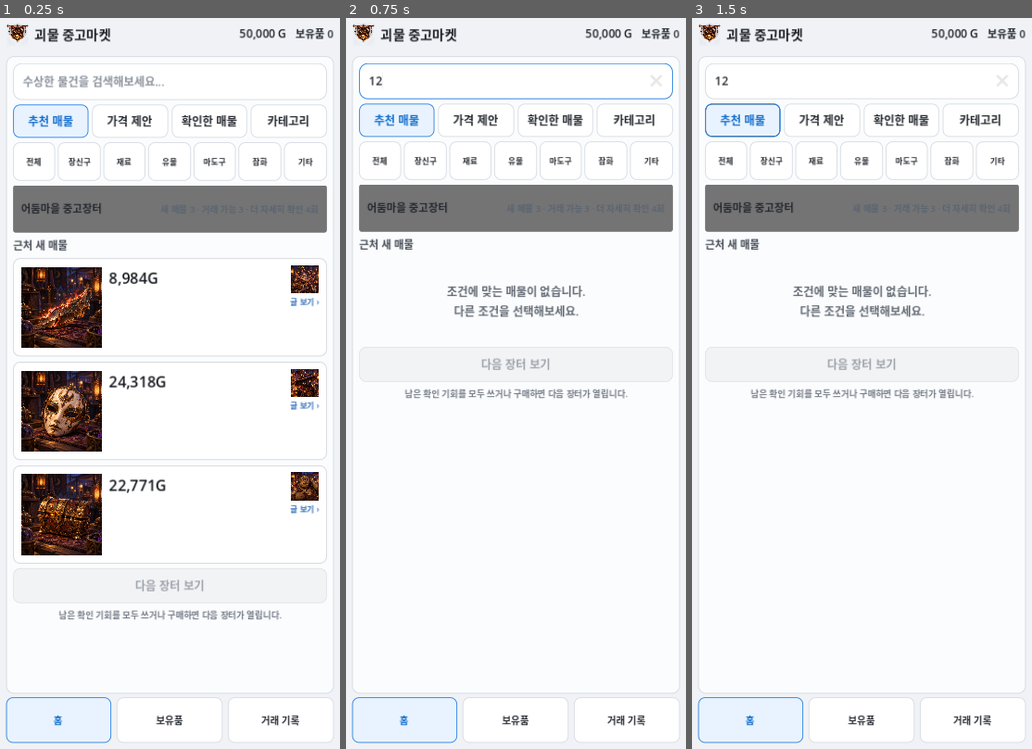
Above: before the commit, frames 1-3 (left to right).
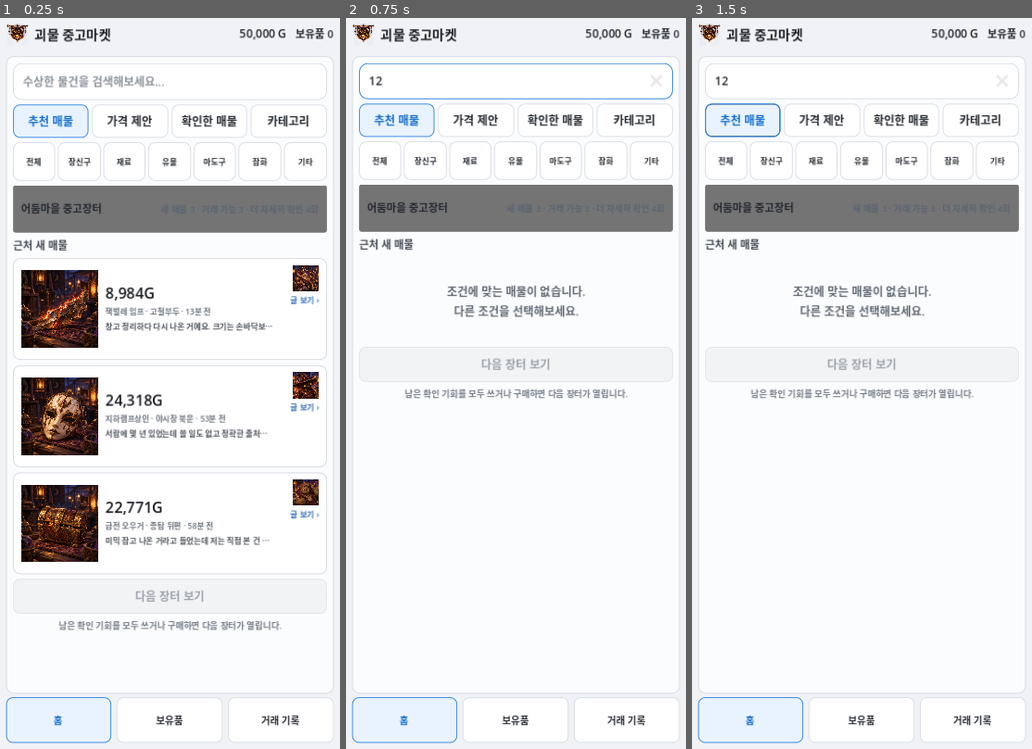
Above: after the commit, the same moments.

Repository: Queenrain9/monster-used-market
Game: Godot game, scene res://scenes/main.tscn
The game is run twice, just before and just after one commit, with the same random seed, the same clock (stepped at 60 frames per second) and the same inputs.
Inputs (mouse positions are in pixels of both pictures, inside the frame that each line leads up to):
- Up to frame 1 (0.25 s): no input
- Up to frame 2 (0.75 s): click (516, 83) at 0.52 s; type "12" at 0.6 s
- Up to frame 3 (1.5 s): click "추천 매물" at 1.25 s

The runs differ from the first frame. In frame 1, 11% of the frame differs, in the area x 3-97%, y 33-84%; in frame 2, nothing differs; in frame 3, nothing differs.

Commit message:
fix: prevent home listing identity rows from collapsing

Diff:
--- a/scenes/listing_card.tscn
+++ b/scenes/listing_card.tscn
@@ -41,7 +41,7 @@
 corner_radius_bottom_right = 7
 
 [node name="ListingCard" type="PanelContainer"]
-custom_minimum_size = Vector2(0, 112)
+custom_minimum_size = Vector2(0, 116)
 layout_mode = 2
 size_flags_horizontal = 3
 theme_override_styles/panel = SubResource("Regular")
@@ -63,7 +63,7 @@
 theme_override_constants/separation = 8
 
 [node name="Thumbnail" type="TextureRect" parent="Margin/Body"]
-custom_minimum_size = Vector2(92, 92)
+custom_minimum_size = Vector2(88, 88)
 layout_mode = 2
 mouse_filter = 2
 expand_mode = 1
@@ -84,6 +84,7 @@
 text = "특별 매물"
 
 [node name="Name" type="Label" parent="Margin/Body/MainInfo"]
+custom_minimum_size = Vector2(0, 18)
 layout_mode = 2
 mouse_filter = 2
 theme_override_font_sizes/font_size = 13
@@ -92,6 +93,7 @@
 text_overrun_behavior = 3
 
 [node name="Price" type="Label" parent="Margin/Body/MainInfo"]
+custom_minimum_size = Vector2(0, 22)
 layout_mode = 2
 mouse_filter = 2
 theme_override_font_sizes/font_size = 17
@@ -99,6 +101,7 @@
 text = "0G"
 
 [node name="Meta" type="Label" parent="Margin/Body/MainInfo"]
+custom_minimum_size = Vector2(0, 16)
 layout_mode = 2
 mouse_filter = 2
 theme_override_font_sizes/font_size = 9
@@ -107,6 +110,7 @@
 text_overrun_behavior = 3
 
 [node name="Clue" type="Label" parent="Margin/Body/MainInfo"]
+custom_minimum_size = Vector2(0, 18)
 layout_mode = 2
 mouse_filter = 2
 theme_override_font_sizes/font_size = 9
@@ -116,7 +120,7 @@
 text_overrun_behavior = 3
 
 [node name="Side" type="VBoxContainer" parent="Margin/Body"]
-custom_minimum_size = Vector2(52, 0)
+custom_minimum_size = Vector2(44, 0)
 layout_mode = 2
 mouse_filter = 2
 theme_override_constants/separation = 2
@@ -138,7 +142,7 @@
 theme_override_constants/separation = 3
 
 [node name="Portrait" type="TextureRect" parent="Margin/Body/Side/SellerRow"]
-custom_minimum_size = Vector2(32, 32)
+custom_minimum_size = Vector2(30, 30)
 layout_mode = 2
 mouse_filter = 2
 expand_mode = 1
@@ -159,7 +163,7 @@
 mouse_filter = 2
 theme_override_font_sizes/font_size = 9
 theme_override_colors/font_color = Color(0.18, 0.42, 0.72, 1)
-text = "보기 ›"
+text = "›"
 horizontal_alignment = 2
 
 [node name="OpenButton" type="Button" parent="."]
